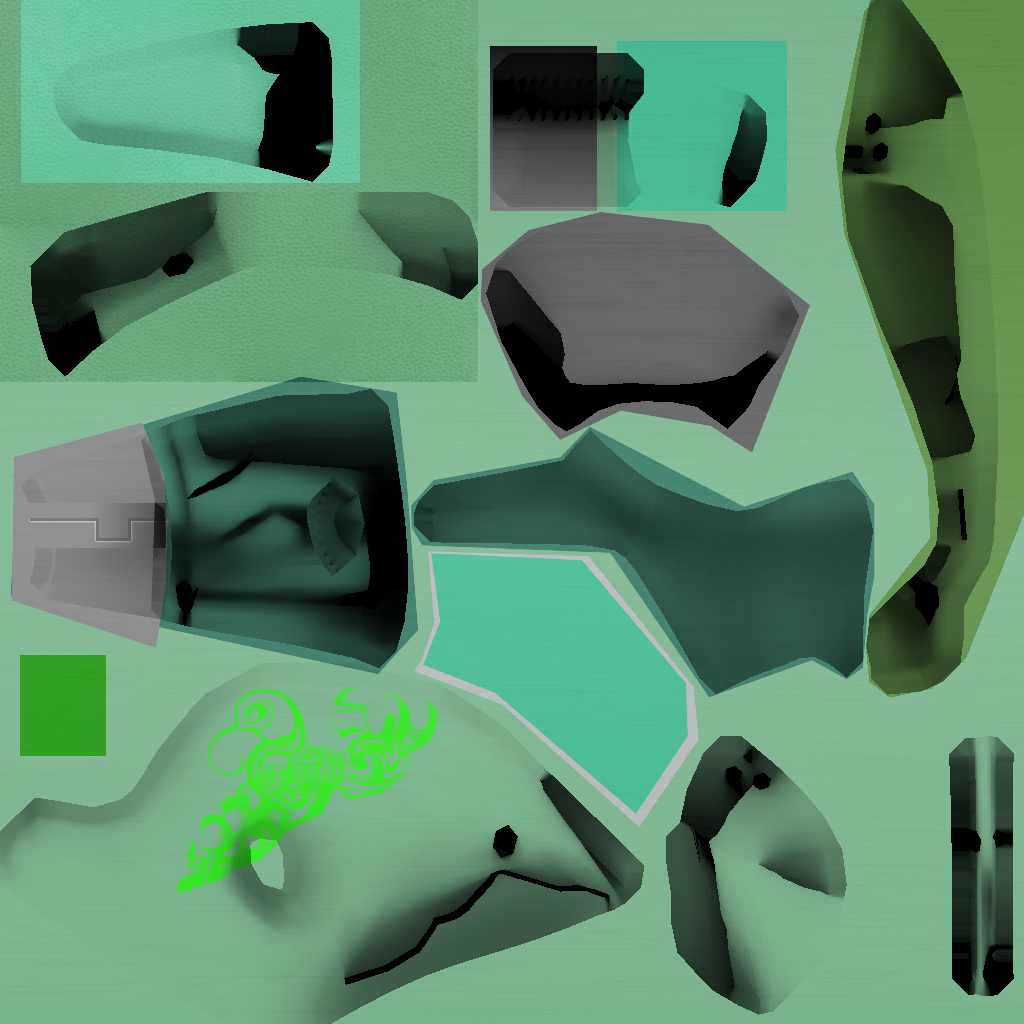
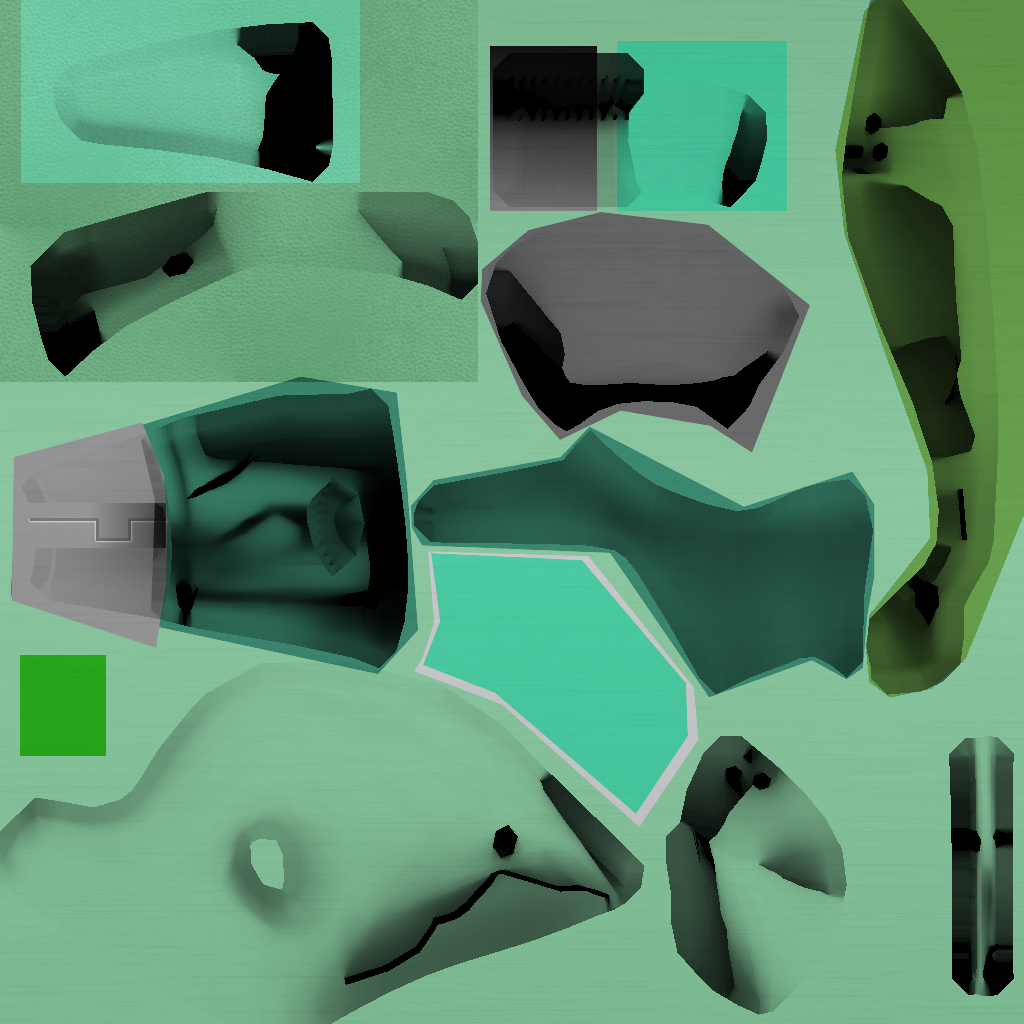
Layers edited between the first and the second w=1024, h=1024 image:
added layer "Visible" above "Layer #11" over (0, 0, 1024, 1024)
painted on "green_logo" over (176, 686, 466, 894)
